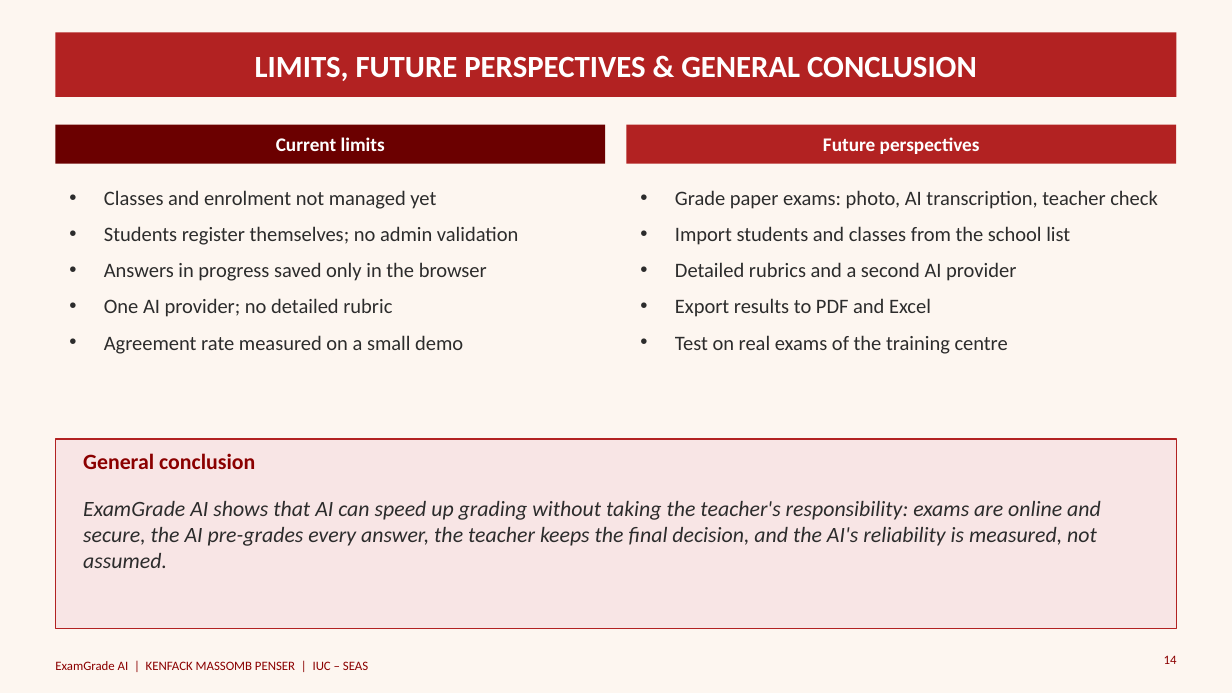
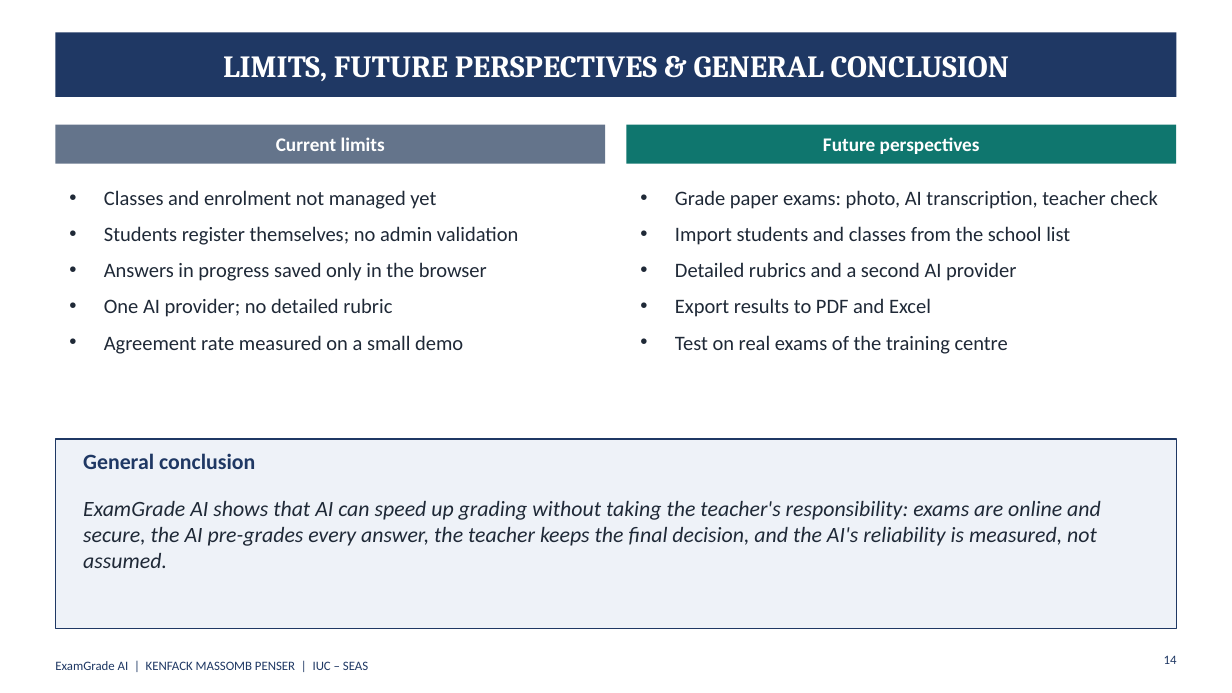
Before and after one commit to penser-kenfack/central, a slide deck: slide 14 of presentations/ExamGrade_AI_Defence_v2.pptx. Drawn at 1232x693 pixels with LibreOffice and Linux fonts; fonts in the diff are those of the drawing. Boxes give left, top, right and bottom in pixels: in the first picture for what was removed or moved away, otherwise in the second. Text is boxed around its words. In the diff, an @@ line names an element or a change of style, - is before the commit and + after.

```diff
--- a/presentations/ExamGrade_AI_Defence_v2.pptx
+++ b/presentations/ExamGrade_AI_Defence_v2.pptx
@@ background #FDF6F0 to #FFFFFF @@
@@ title "LIMITS, FUTURE PERSPECTIVES & GENERAL ..." at box(223, 56, 1009, 81): font Calibri to Cambria @@
@@ rectangle at box(55, 32, 1177, 97): fill #B22222 to #1F3864 @@
@@ rectangle at box(55, 125, 605, 164): fill #6B0000 to #64748B @@
@@ rectangle at box(627, 125, 1177, 164): fill #B22222 to #0F766E @@
@@ rectangle at box(55, 439, 1177, 628): fill #F8E5E5 to #EEF2F8; outline #B22222 1 pt to #1F3864 1 pt @@
@@ text colour #2C2C2C to #1F2937 in 3 elements at box(104, 190, 518, 354), box(675, 190, 1158, 354), box(83, 501, 1101, 568) @@
@@ text colour #8B0000 to #1F3864 in 3 elements at box(83, 453, 255, 469), box(1164, 655, 1177, 664), box(55, 661, 368, 670) @@
```
Also in this commit, not shown: 14 other slides changed.
